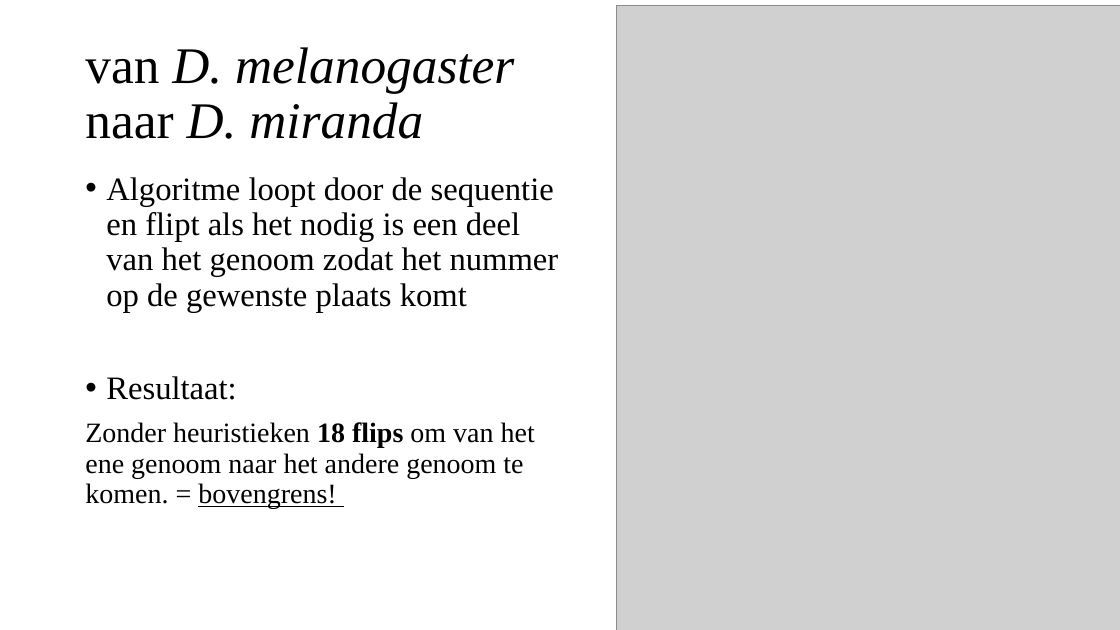
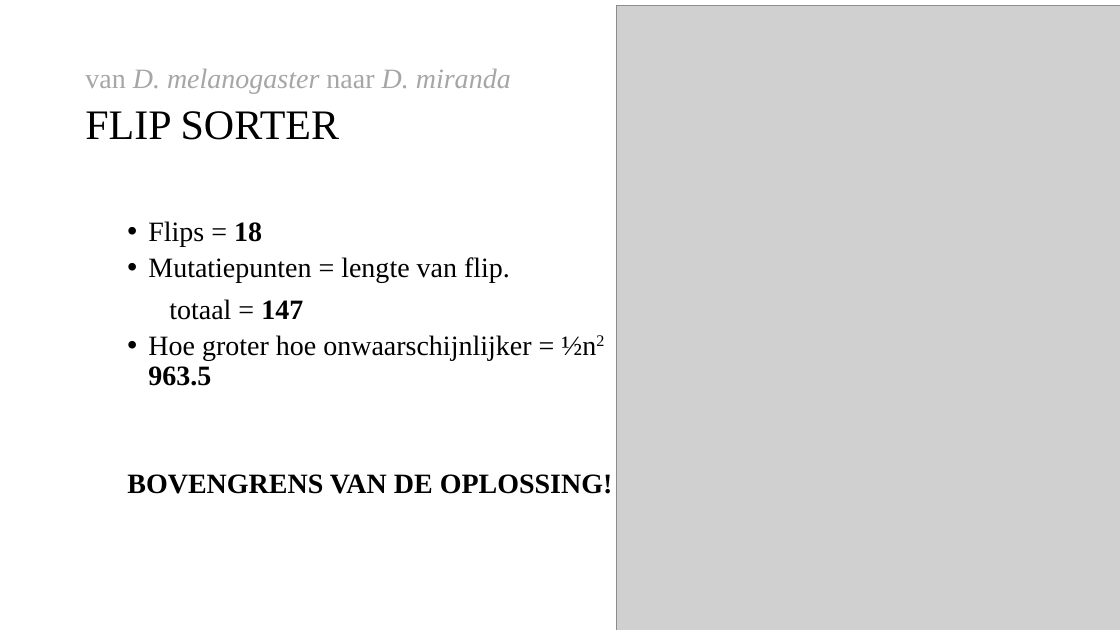
Before and after one commit to Leanderrr/fruitvliegen, a slide deck: slide 13 of verslaglegging en presentaties/Powerpont 1.pptx (slide 8 before the commit). Drawn at 1120x630 pixels with LibreOffice and Linux fonts; fonts in the diff are those of the drawing; grey boxes stand for pictures. Boxes give left, top, right and bottom in pixels: in the first picture for what was removed or moved away, otherwise in the second. Text is boxed around its words. In the diff, an @@ line names an element or a change of style, - is before the commit and + after.

Commit message:
Costfunction 2 + pp 2 deel

```diff
--- a/verslaglegging en presentaties/Powerpont 1.pptx
+++ b/verslaglegging en presentaties/Powerpont 1.pptx
@@ text "van D. melanogaster naar D. ...": place and size @@
-text "van D. melanogaster naar D. ..." at bbox=[85, 47, 514, 139]
+text "van D. melanogaster naar D. ..." at bbox=[85, 69, 511, 140]
@@ text at bbox=[85, 69, 511, 94]: size 44 to 24 pt, text colour #000000 to #A6A6A6 in "van D. melanogaster naar D. miranda" @@
@@ text at bbox=[85, 111, 339, 140]: paragraph added @@
+FLIP SORTER
@@ text at bbox=[127, 221, 613, 494]: text changed; size 28 to 24 pt @@
-• Algoritme loopt door de sequentie en flipt als het nodig is een deel van het genoom zodat het nummer op de gewenste plaats komt
-• Resultaat:
-Zonder heuristieken 18 flips om van het ene genoom naar het andere genoom te komen. = bovengrens!
+  • Flips = 18
+  • Mutatiepunten = lengte van flip.
+totaal = 147
+  • Hoe groter hoe onwaarschijnlijker = ½n2 = 963.5
+  BOVENGRENS VAN DE OPLOSSING!
```
Also in this commit, not shown: 4 other slides changed, 5 slides added, 3 slides removed, 1 other file.
